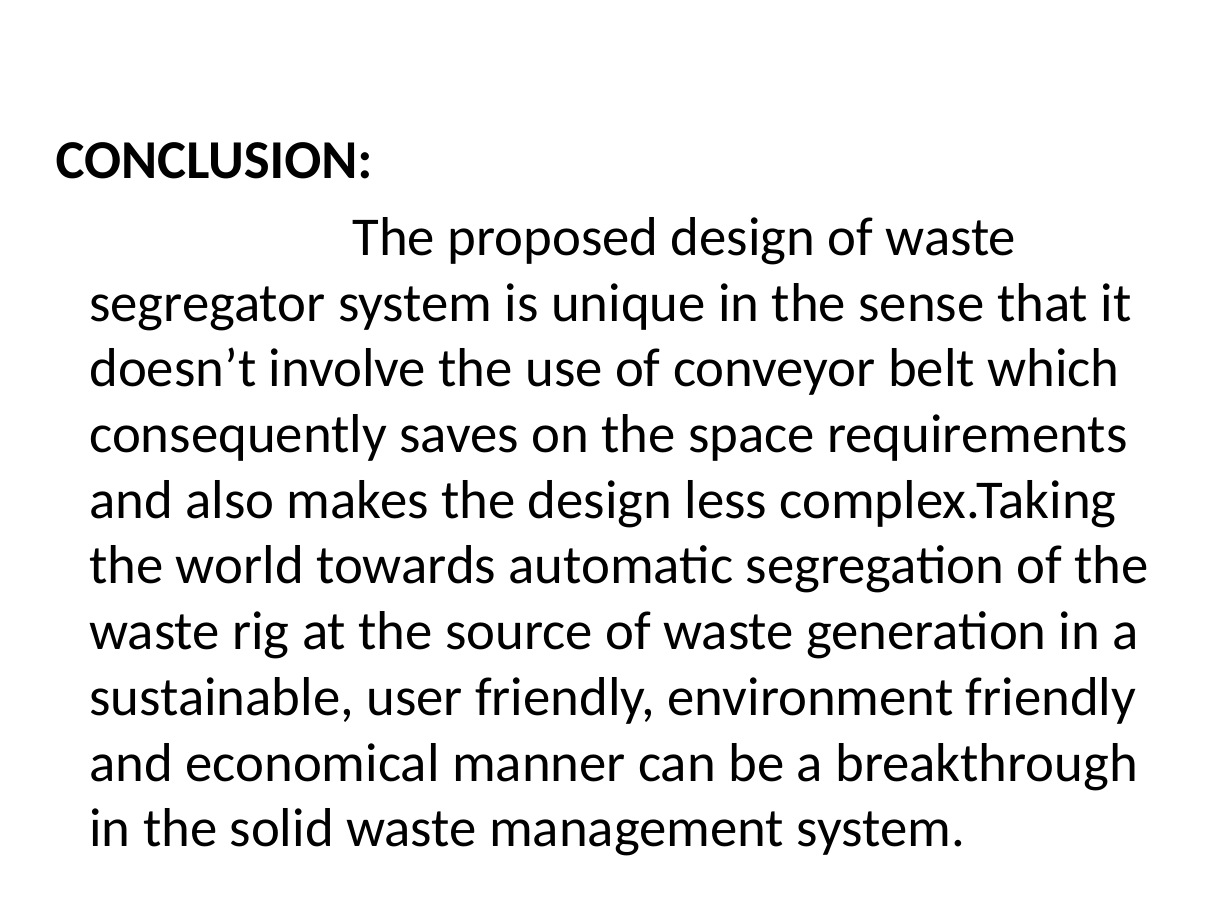
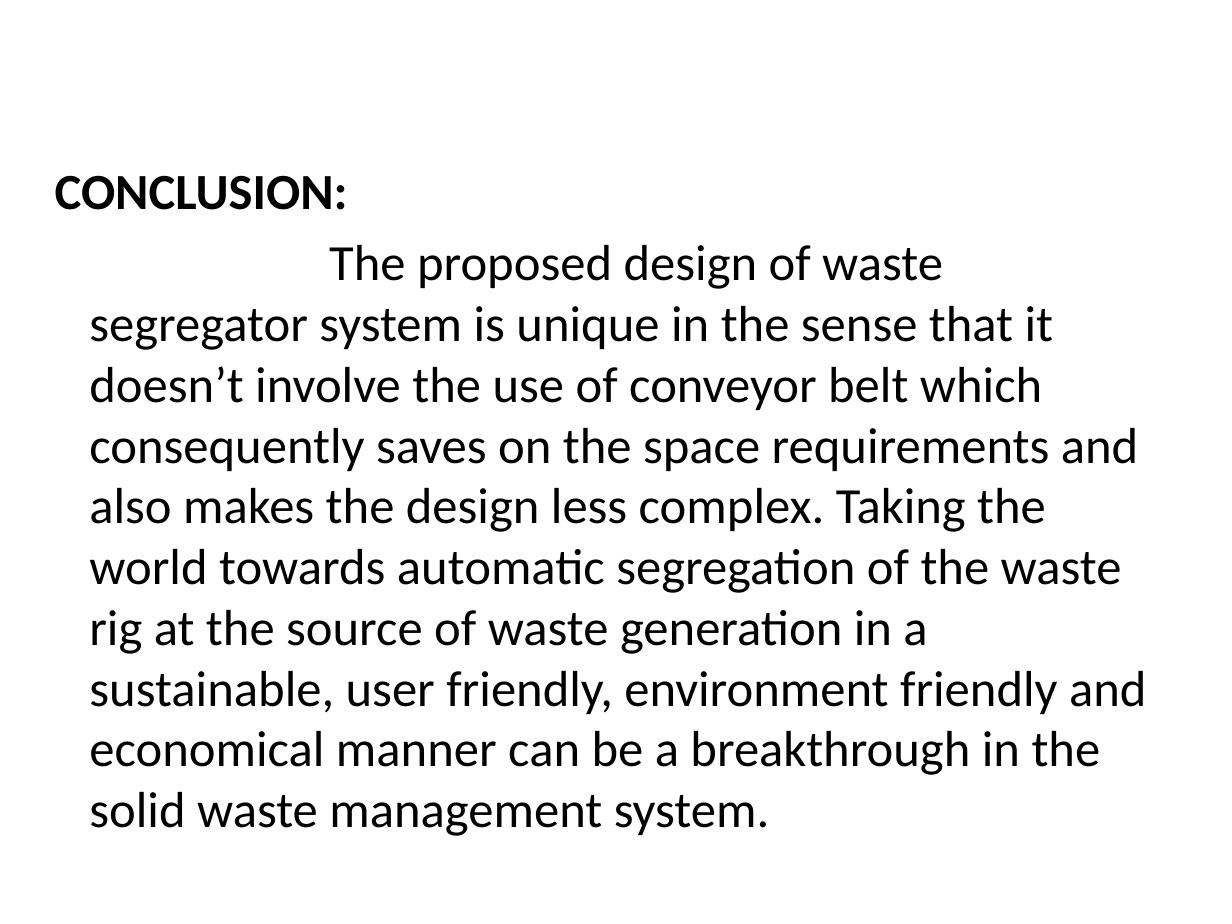
Before and after one commit to 1AdityaX/sd_website, a slide deck: slide 4 of temp/SD_Project new.ppsx. Drawn at 1232x924 pixels with LibreOffice and Linux fonts; fonts in the diff are those of the drawing. Boxes give left, top, right and bottom in pixels: in the first picture for what was removed or moved away, otherwise in the second. Text is boxed around its words. In the diff, an @@ line names an element or a change of style, - is before the commit and + after.

```diff
--- a/temp/SD_Project new.ppsx
+++ b/temp/SD_Project new.ppsx
@@ text "CONCLUSION:": place and size @@
-text "CONCLUSION:" at [56,142,1149,847]
+text "CONCLUSION:" at [55,175,1146,836]
@@ text at [55,175,348,210]: size 32 to 29.6 pt in "CONCLUSION:" @@
@@ text at [89,245,1146,836]: text changed; size 32 to 29.6 pt @@
-The proposed design of waste segregator system is unique in the sense that it doesn’t involve the use of conveyor belt which consequently saves on the space requirements and also makes the design less complex.Taking the world towards automatic segregation of the waste rig at the source of waste generation in a sustainable, user friendly, environment friendly and economical manner can be a breakthrough in the solid waste management system.
+The proposed design of waste segregator system is unique in the sense that it doesn’t involve the use of conveyor belt which consequently saves on the space requirements and also makes the design less complex. Taking the world towards automatic segregation of the waste rig at the source of waste generation in a sustainable, user friendly, environment friendly and economical manner can be a breakthrough in the solid waste management system.
```
Also in this commit, not shown: 2 other slides changed, 5 other files.
